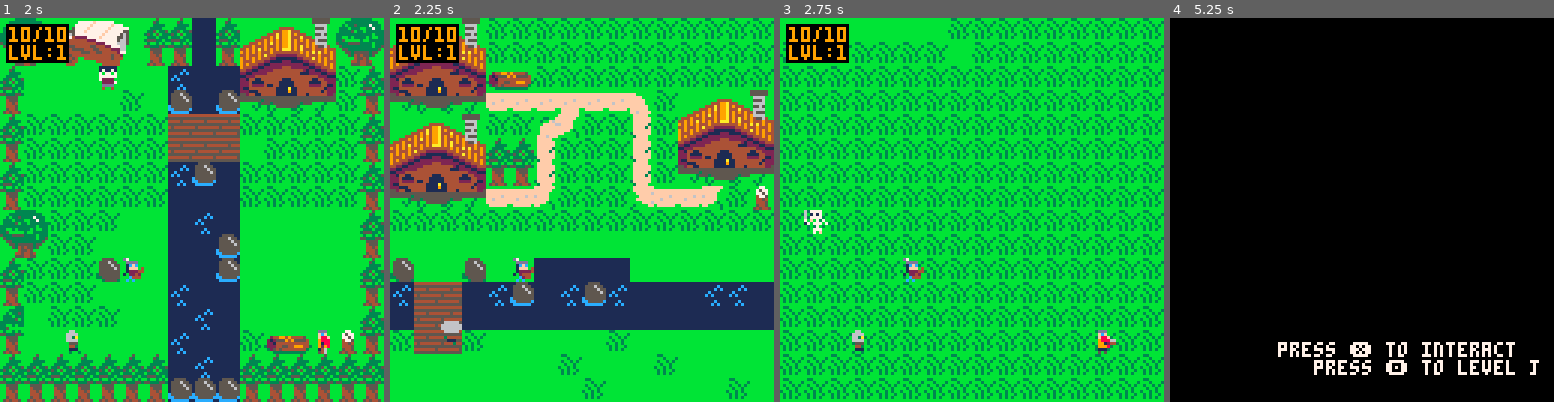
Above: before the commit, frames 1-4 (left to right).
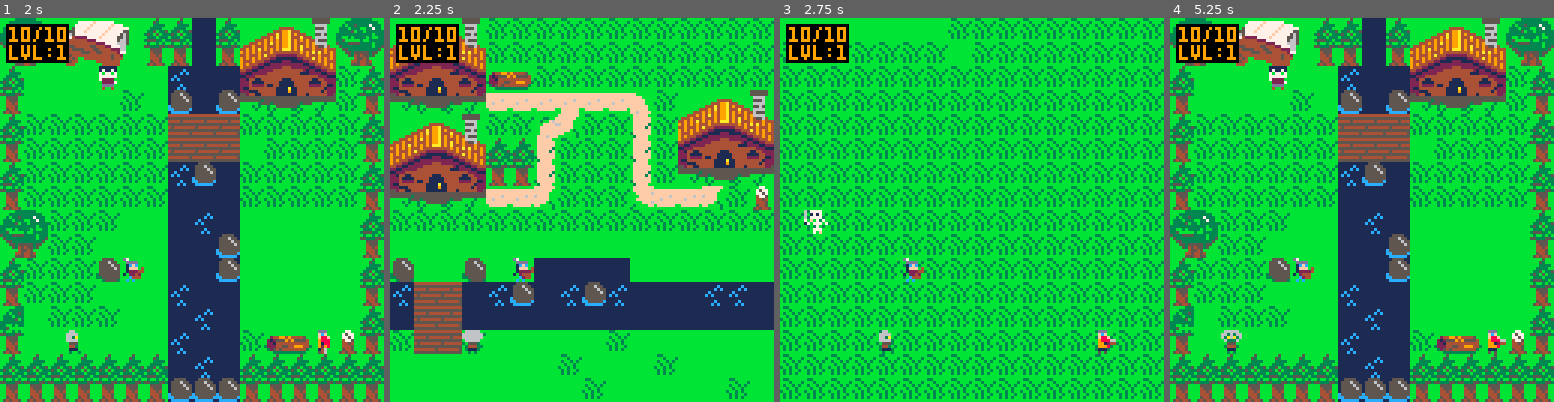
Above: after the commit, the same moments.

Repository: shaneknows/adv-game
Game: PICO-8 cartridge gettothepoint.p8
The game is run twice, just before and just after one commit, with the same random seed, the same clock (stepped at 60 frames per second) and the same inputs.
Inputs:
- Up to frame 1 (2 s): tap X (X key) at 0.33, 1.07, 1.85 s; tap O (Z key) at 0.7, 1.7 s; hold Right from 1.6 s (still down)
- Up to frame 2 (2.25 s): release Right at 2.1 s; tap O (Z key) at 2.1 s; hold Up from 2.15 s (still down)
- Up to frame 3 (2.75 s): release Up at 2.42 s; hold Right from 2.47 s (still down); tap O (Z key) at 2.5 s
- Up to frame 4 (5.25 s): tap O (Z key) every 0.4 s from 2.9 to 4.9 s; tap X (X key) at 2.97, 4.08, 5.2 s; release Right at 3.03 s; hold Left 3.08-3.58 s; hold Down 3.63-3.97 s; hold Right 4.02-4.68 s; hold Up 4.73-5.03 s; hold Left from 5.08 s (still down)

Frame 1 is identical in both runs. In frame 2, 0.4% of the frame differs, in the area x 13-25%, y 78-88%; in frame 3, 0.3%; in frame 4, 99%, in the area x 0-100%, y 0-100%.

Commit message:
Better attack anim. Win/lose screen

Diff:
--- a/gettothepoint.p8
+++ b/gettothepoint.p8
@@ -19,6 +19,8 @@
 
 	move_all(enemies)
 	anim_all(npcs)
+ if(p) anim_atk(p)
+ foreach(enemies, anim_atk)
 	-- enemies
 	if (rnd(100)>(100-e_fqcy)) then
 		spawn_enemy()
@@ -201,7 +203,7 @@
 	p.fx=p.x
 	p.fy=p.y+4
 	p.kills=0
-	p.atk=get_attack("p")
+	p.atk=get_attack("s_dwn")
 	inv={gold=0}
 	q={}
 end
@@ -234,30 +236,37 @@
 	local lx=o.x --last x
 	local ly=o.y --last y
 
+ local acd=o.atk.cd
 	if btn(0) then
 	 o.x-=o.speed
 		o.fx=o.x-4
 		o.fy=o.y
+		o.atk=get_attack("s_lt")
 	 anim(o,6,3,10,true)
 	end
  if btn(1) then
   o.x+=o.speed
 		o.fx=o.x+4
 		o.fy=o.y
+		o.atk=get_attack("s_rt")
 	 anim(o,6,3,10)
  end
  if btn(2) then
   o.y-=o.speed
 		o.fx=o.x
 		o.fy=o.y-4
+		o.atk=get_attack("s_up")
 	 anim(o,3,3,10)
  end
  if btn(3) then
   o.y+=o.speed
 		o.fx=o.x
 		o.fy=o.y+4
+		o.atk=get_attack("s_dwn")
 	 anim(o,0,3,10)
  end
+ --reset cooldown
+	o.atk.cd=acd
 
 	-- collision, revert movement
 	if(cmap(o)) o.x=lx o.y=ly
@@ -269,6 +278,7 @@
 function anim(o,sf,nf,sp,fl)
 	if (not o.a_ct) o.a_ct=0
 	if (not o.a_st) o.a_st=0
+	if (not o.a_fr) o.a_fr=sf
 
 	o.a_ct+=1
 
@@ -278,7 +288,9 @@
 	end
 	o.flip=fl
 	o.a_fr=sf+o.a_st
-
+end
+
+function anim_atk(o)
 	--attack anim
  if (o.atk and
   o.atk.cd > o.atk.ts-o.atk.af)then
@@ -302,11 +314,20 @@
 end
 
 function draw_o(i)
- spr(i.a_fr,i.x,i.y,i.height,i.width,i.flip)
+ --drw_btm means we want the attack
+ --drawn first, so skip this
+ if(not i.atk or not i.atk.drw_btm)then
+  spr(i.a_fr,i.x,i.y,i.height,i.width,i.flip)
+ end
+
  -- attacking
  if (i.atk and
   i.atk.cd > i.atk.ts-i.atk.af) then
-  spr(i.atk.a_fr,i.fx,i.fy,i.height,i.width)
+  spr(i.atk.a_fr,i.fx,i.fy,i.height,i.width,i.atk.f)
+ end
+
+ if(not i.atk or i.atk.drw_btm)then
+  spr(i.a_fr,i.x,i.y,i.height,i.width,i.flip)
  end
 end
 
@@ -328,19 +349,52 @@
    cd=0,--cool down counter
    af=20,
    sprite=164,--atk sprite
-   num_frames=3,
+   num_frames=2,
+   anim_speed=3
+  }
+ elseif(at=="s_up")then
+  --sword
+  return {
+   ts=30,--frames
+   cd=0,--cool down counter
+   af=10,
+   sprite=164,--atk sprite
+   num_frames=1,
+   anim_speed=2,
+   drw_btm=true--below sprite
+  }
+ elseif(at=="s_rt")then
+  --sword
+  return {
+   ts=30,--frames
+   cd=0,--cool down counter
+   af=10,
+   sprite=164,--atk sprite
+   num_frames=1,
+   anim_speed=2,
+   f=true
+  }
+ elseif(at=="s_dwn")then
+  --sword
+  return {
+   ts=30,--frames
+   cd=0,--cool down counter
+   af=10,
+   sprite=165,--atk sprite
+   num_frames=1,
    anim_speed=2
   }
- else
-  --player
+ elseif(at=="s_lt")then
+  --sword
   return {
-   ts=20,--frames
+   ts=30,--frames
    cd=0,--cool down counter
-   af=20,
-   sprite=165,--atk sprite
-   num_frames=2,
-   anim_speed=3
- }
+   af=10,
+   sprite=164,--atk sprite
+   num_frames=1,
+   anim_speed=2,
+   drw_btm=true
+  }
  end
 end
 -->8
@@ -379,7 +433,6 @@
 m={}
 function load_lvl(num)
 	lvl=num
-	p=nil
 	npcs={}
 	enemies={}
 	e_types={}
@@ -409,16 +462,14 @@
 		e_fqcy=2
 		add(e_types,"bt")
 	elseif(lvl==2) then
-		make_player()
-		 	-- set map
+		-- set map
 		m={cx=16,cy=0,sx=0,sy=0,cw=128,ch=128,l=nil}
 	 add(npcs,lin)
 	 enemy_max=5
 		e_fqcy=5
 	 add(e_types,"spdr")
 	elseif(lvl==3) then
-		make_player()
-		 	-- set map
+ 	-- set map
 		m={cx=32,cy=0,sx=0,sy=0,cw=128,ch=128,l=nil}
 		add(npcs,lin)
 		add(npcs,npc1)
@@ -426,8 +477,7 @@
 		e_fqcy=10
 		add(e_types,"skltn")
 	elseif(lvl==4) then
-		make_player()
-		 	-- set map
+	 -- set map
 		m={cx=48,cy=0,sx=0,sy=0,cw=128,ch=128,l=nil}
 	 add(npcs,npc1)
 	 enemy_max=10
@@ -435,7 +485,6 @@
 		add(e_types,"wlf")
 		add(e_types,"skltn")
 	elseif(lvl==5) then
-		make_player()
 		-- set map
 		m={cx=64,cy=0,sx=0,sy=0,cw=128,ch=128,l=nil}
 	 add(npcs,v)
@@ -443,6 +492,26 @@
 	 e_fqcy=30
 		add(e_types,"zmb")
 		add(e_types,"skltn")
+	elseif(lvl==6) then
+	 if (p.hp>0) then
+	  script_run(function()
+ 		 say([[
+ 		  ★you win!★
+ 			 press ❎ to play again]],"")
+	 	 if ans==1 then
+		 	 load_lvl(1)
+ 		 end
+		 end)
+		else
+		 script_run(function()
+ 		say([[
+ 		 you died.
+ 		 press ❎ to try again]],"")
+	 	if ans==1 then
+		 	load_lvl(1)
+ 		end
+		end)
+		end
 	else
 		load_lvl(0)
 	end
@@ -737,6 +806,8 @@
 	 if e.atk.cd==0 then
 	 	e.atk.cd=e.atk.ts
 	 	p.hp-=1
+	 	--player dead
+	 	if(p.hp <=0)load_lvl(6)
 	 end
 	end
 end
@@ -896,14 +967,14 @@
 00007000100070000000700010007000000000000070070007700770000000000000000000800800000000000000000000000000000000000000000000000000
 00077700000777000007770000077700007007000770077088888888000000000000000000000000000000000000000000000000000000000000000000000000
 00070f00000f070000070f00000f0700077007708888888888888888000000000000000080080008000000000000000000000000000000000000000000000000
-09900090009000900990009000900090067000000000076010000000000000000000000000000000000000000000000000000000000000000000000000000000
-00091110090911100009111009091110056600000000655001011000000000000000000000000000000000000000000000000000000000000000000000000000
-00011111000111110001111100011111005660100106550000110000000000000000000000000000000000000000000000000000000000000000000000000000
-99111111091111119911111109111111000561100115500001156000000000000000000000000000000000000000000000000000000000000000000000000000
-01211111912111110111111191111111000011000011000001055600000000000000000000000000000000000000000000000000000000000000000000000000
-01191919011919190119191901191919000110100101100000005570000000000000000000000000000000000000000000000000000000000000000000000000
-00909090000909090090909000090909000000011000000000000550000000000000000000000000000000000000000000000000000000000000000000000000
-00000000000000000000000000000000000000000000000000000000000000000000000000000000000000000000000000000000000000000000000000000000
+09900090009000900990009000900090000000001000000000000000000000000000000000000000000000000000000000000000000000000000000000000000
+00091110090911100009111009091110067000000101100000000000000000000000000000000000000000000000000000000000000000000000000000000000
+00011111000111110001111100011110056600000011000000000000000000000000000000000000000000000000000000000000000000000000000000000000
+99111111091111119911111109111110005660100116600000000000000000000000000000000000000000000000000000000000000000000000000000000000
+01211111912111110111111191111110000561100105660000000000000000000000000000000000000000000000000000000000000000000000000000000000
+01191919011919190119191901191910000011000000567000000000000000000000000000000000000000000000000000000000000000000000000000000000
+00909090000909090090909000090900000110100000055000000000000000000000000000000000000000000000000000000000000000000000000000000000
+00000000000000000000000000000000000000010000000000000000000000000000000000000000000000000000000000000000000000000000000000000000
 00000000000000000000000000000000000000000000000000000000000000000000000000000000000000000000000000000000000000000000000000000000
 50050005500500505005000550050050000000000000000000000000000000000000000000000000000000000000000000000000000000000000000000000000
 55550005555500055555000555550005000000000000000000000000000000000000000000000000000000000000000000000000000000000000000000000000
